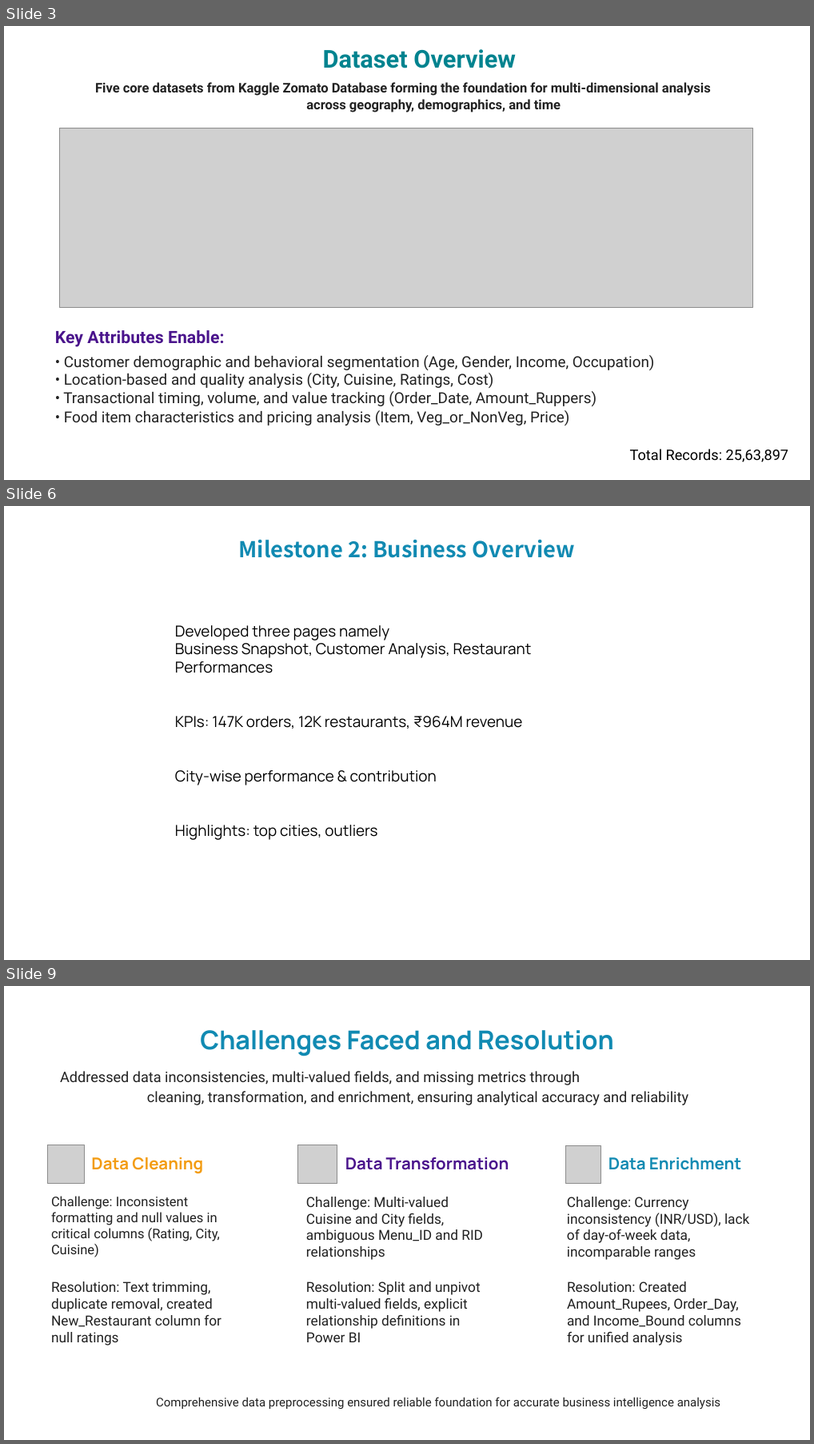
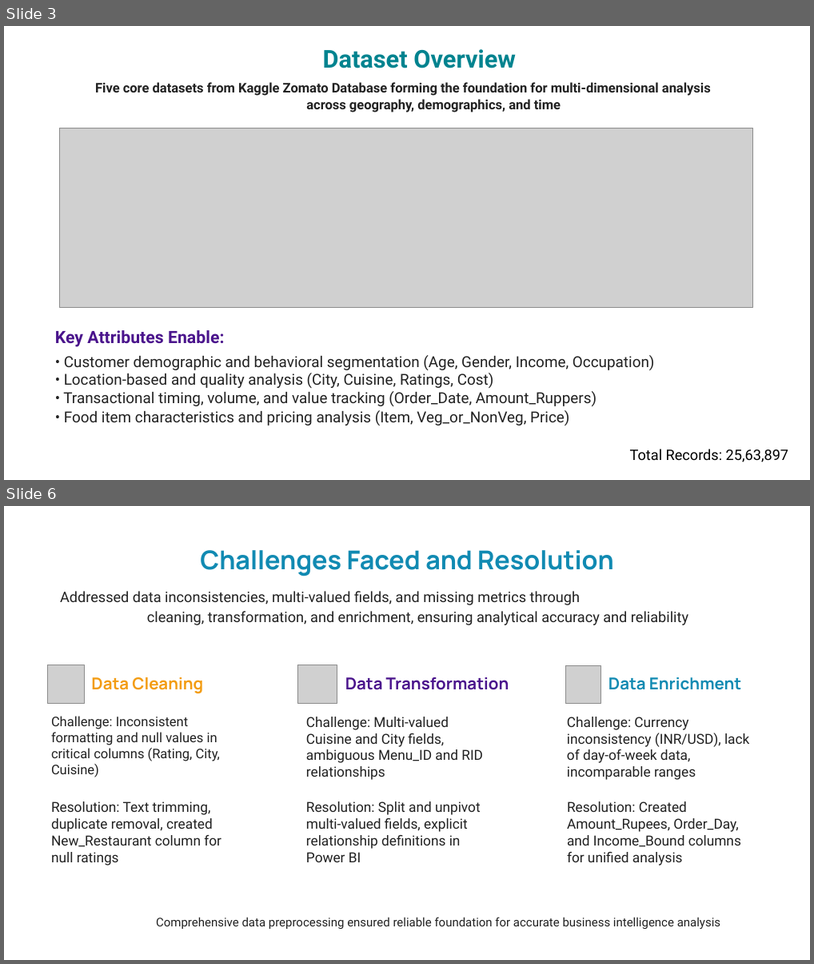
Before and after one commit to Flemin1235/Infosys_Food_Trends_PowerBi_Team_D, a slide deck: Team_mem_PPT/Flemin P Daniel.pptx. Shown one above the other, each under a label of ours: slides 3, 6 and 9 before the commit, slides 3 and 6 after it; the slides between them are not shown. The pictures are 814x1444 and 814x964 pixels, drawn with LibreOffice and Linux fonts; fonts in the diff are those of the drawing; grey boxes stand for pictures; background and template pictures are left out. Boxes give left, top, right and bottom in pixels: in the first picture for what was removed or moved away, otherwise in the second. Text is boxed around its words. In the diff, an @@ line names an element or a change of style, - is before the commit and + after.

```diff
--- a/Team_mem_PPT/Flemin P Daniel.pptx
+++ b/Team_mem_PPT/Flemin P Daniel.pptx
@@ slide 6 removed at <box>4,506,810,960</box>, background picture (left out) @@
@@ text removed at <box>239,540,575,558</box> @@
-Milestone 2: Business Overview
@@ text removed at <box>175,625,532,840</box> @@
-Developed three pages namely
-Business Snapshot, Customer Analysis, Restaurant Performances
-KPIs: 147K orders, 12K restaurants, ₹964M revenue
-City-wise performance & contribution
-Highlights: top cities, outliers
@@ what was slide 9 is now slide 6 @@
```
Also in this commit, not shown: 2 slides changed, 2 slides added, 5 other slides removed, 1 other file.
